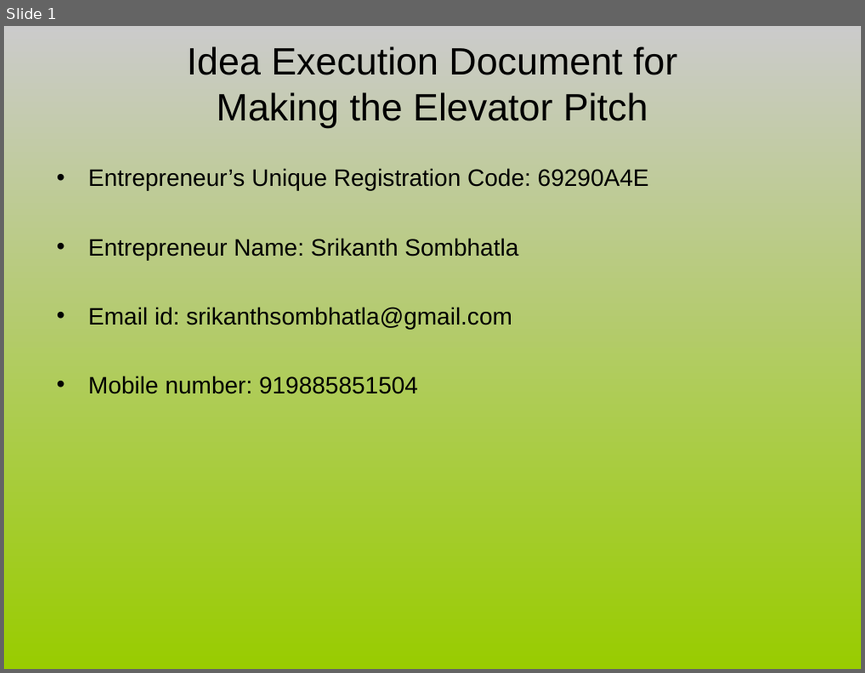
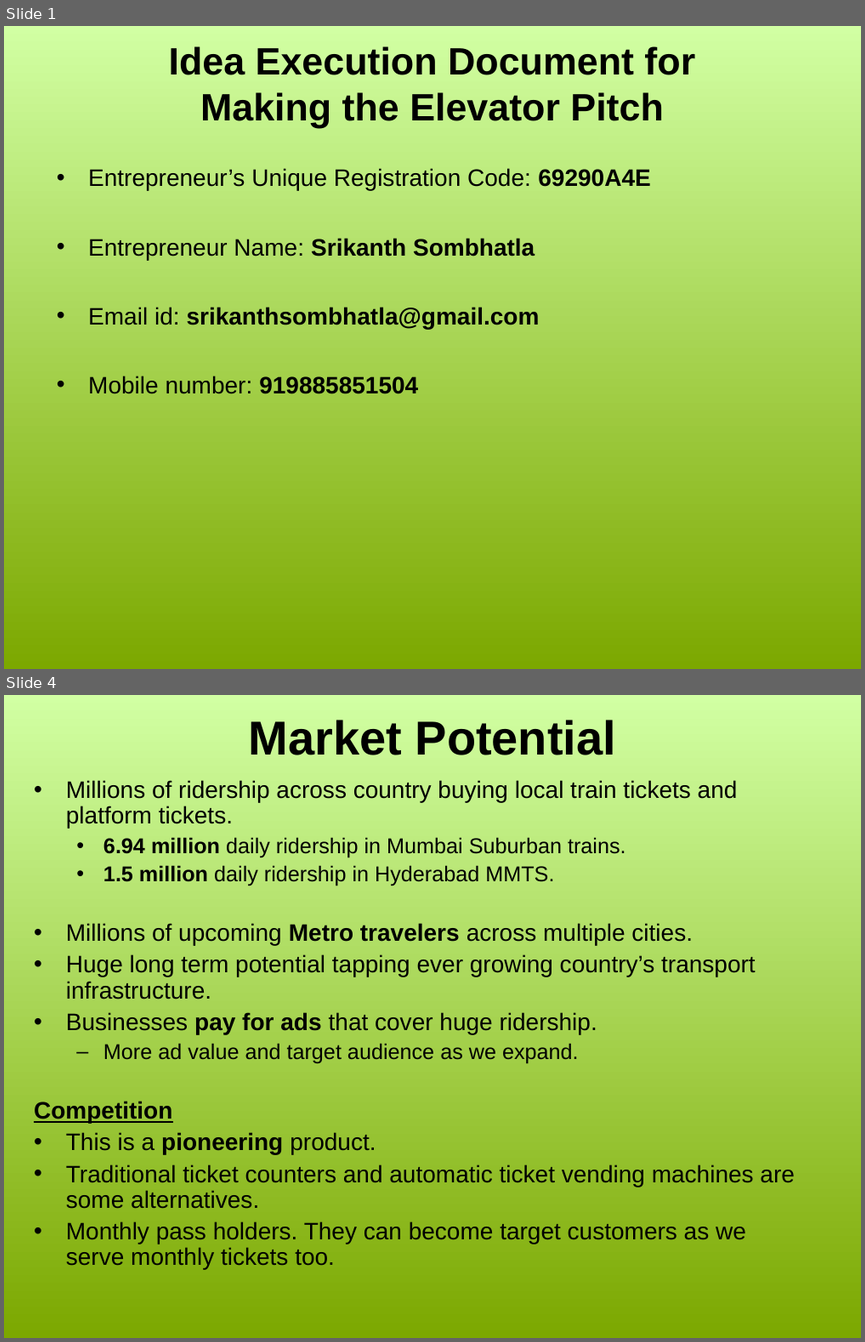
Before and after one commit to sriks/decii, a slide deck: mobileticketing/69290A4E.ppt. Shown one above the other, each under a label of ours: slide 1 before the commit, slides 1 and 4 after it; the slides between them are not shown. The pictures are 865x673 and 865x1342 pixels, drawn with LibreOffice and Linux fonts; fonts in the diff are those of the drawing. Boxes give left, top, right and bottom in pixels: in the first picture for what was removed or moved away, otherwise in the second. Text is boxed around its words. In the diff, an @@ line names an element or a change of style, - is before the commit and + after.

```diff
--- a/mobileticketing/69290A4E.ppt
+++ b/mobileticketing/69290A4E.ppt
@@ slide 4 added at (4, 695, 861, 1338), background gradient #D1FFA3 to #7CA800 @@
@@ title added at (249, 720, 616, 755), 40 pt, text #000000, bold @@
+Market Potential
@@ text added at (34, 780, 794, 1269), 20 pt, text #000000 @@
+• Millions of ridership across country buying local train tickets and platform tickets.
+  • 6.94 million daily ridership in Mumbai Suburban trains.
+  • 1.5 million daily ridership in Hyderabad MMTS.
+• Millions of upcoming Metro travelers across multiple cities.
+• Huge long term potential tapping ever growing country’s transport infrastructure.
+• Businesses pay for ads that cover huge ridership.
+  – More ad value and target audience as we expand.
+Competition
+• This is a pioneering product.
+• Traditional ticket counters and automatic ticket vending machines are some alternatives.
+• Monthly pass holders. They can become target customers as we serve monthly tickets too.
@@ slide 1 changed as well @@
@@ background gradient #CBCBCB to #99CC00 to gradient #D1FFA3 to #7CA800 @@
@@ title "Idea Execution Document for Making ..." at (169, 46, 695, 128): bold on @@
@@ text "Entrepreneur’s Unique Registration Code: 69290A4E" at (88, 168, 650, 394): bold on in "69290A4E", "Srikanth Sombhatla", "srikanthsombhatla@gmail.com", "919885851504" @@
```
Also in this commit, not shown: 7 other slides added, 10 slides removed.
